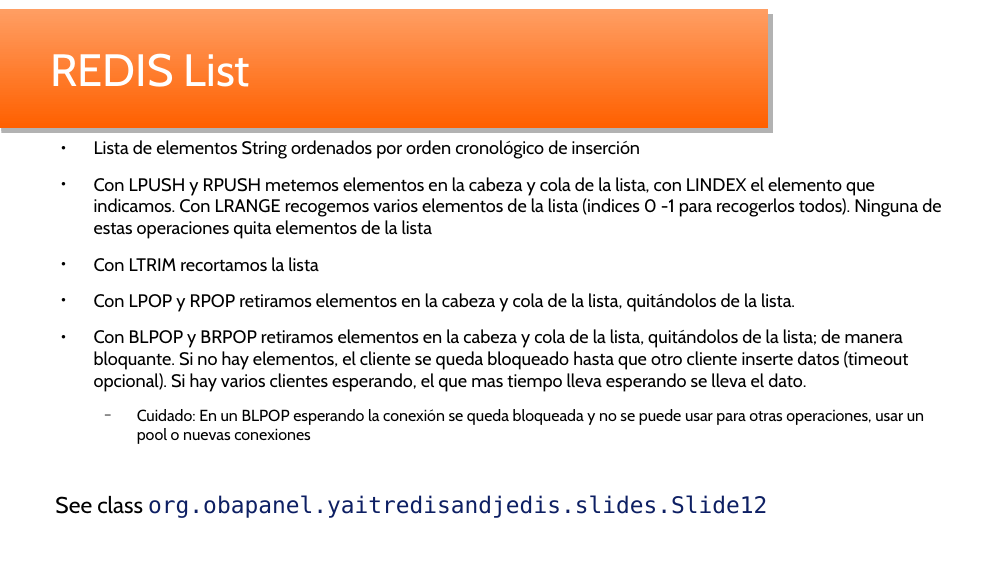
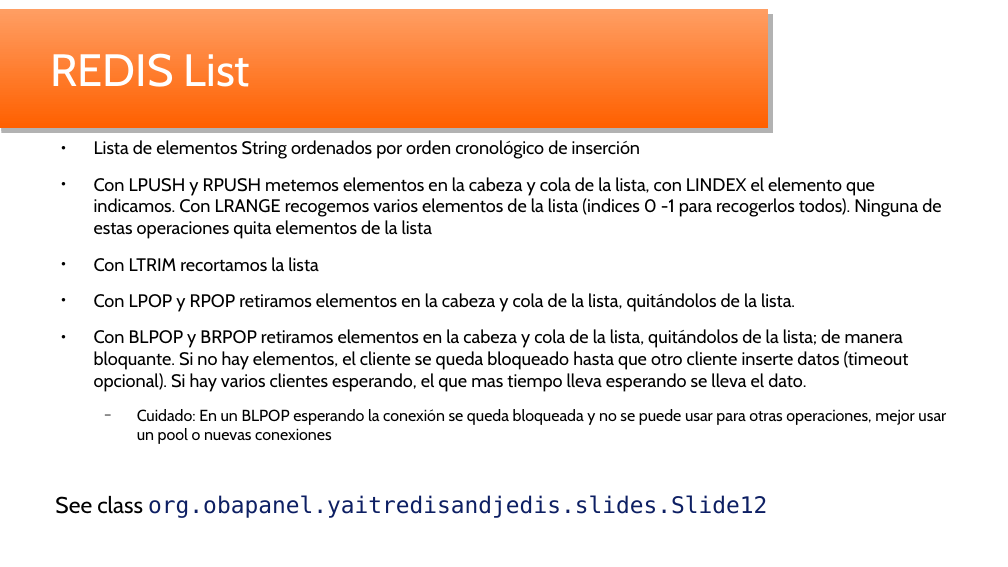
Before and after one commit to oscar-besga-panel/YaitRedisAndJedis, a slide deck: slide 12 of YaitRedisJedis_es.odp. Drawn at 1008x567 pixels with LibreOffice and Linux fonts; fonts in the diff are those of the drawing; background and template pictures are left out. Boxes give left, top, right and bottom in pixels: in the first picture for what was removed or moved away, otherwise in the second. Text is boxed around its words. In the diff, an @@ line names an element or a change of style, - is before the commit and + after.

```diff
--- a/YaitRedisJedis_es.odp
+++ b/YaitRedisJedis_es.odp
@@ text at (137,409,946,444): text changed @@
-  − Cuidado: En un BLPOP esperando la conexión se queda bloqueada y no se puede usar para otras operaciones, usar un pool o nuevas conexiones
+  − Cuidado: En un BLPOP esperando la conexión se queda bloqueada y no se puede usar para otras operaciones, mejor usar un pool o nuevas conexiones
```
Also in this commit, not shown: 3 other slides changed, 6 other files.
